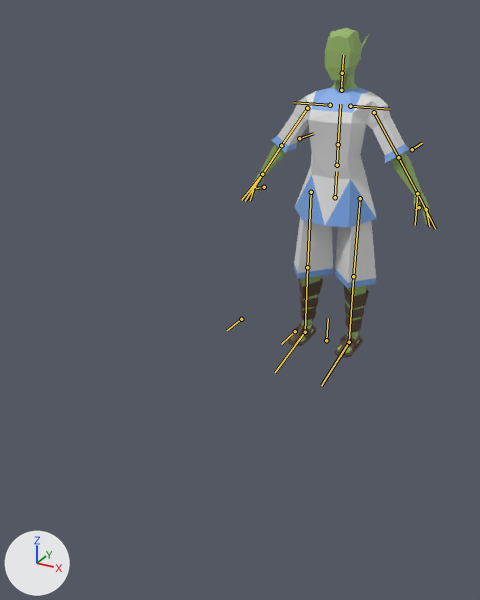
One commit to the glTF model assets/models/Player.glb: the scene before it, then after it.
One viewpoint serves both versions: a 50 mm lens placed at (1.42, -3.81, 2.06), pointed at (-0.08, -1.08, 0.7). The lights are fixed; the arrows at lower left show +X, +Y and +Z. The bones that bend it are drawn over the model as lines.
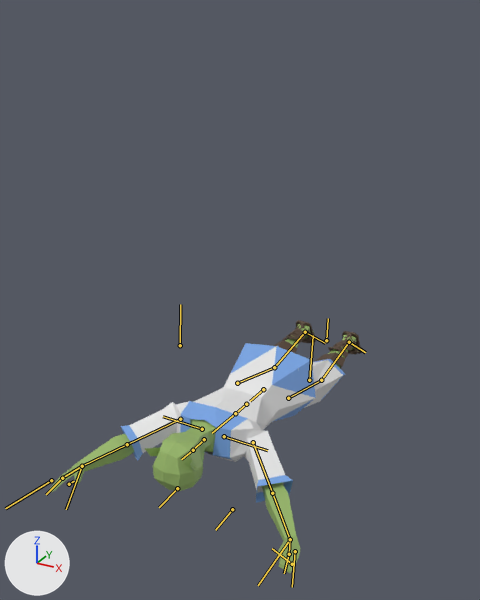
The newer file adds an action. The first version stands in its rest pose; the second is drawn at frame 19 of the action 'Die'.

Changed parts and their boxes (x1, y1, x2, y2) in the pictures (480 x 600 px):
'Mesh.001', posed (41% wider, 14% taller)
    before: (271, 87, 409, 227)
    after: (121, 343, 316, 503)
'Mesh', posed (71% wider, 24% shorter)
    before: (249, 28, 430, 354)
    after: (49, 324, 359, 573)
'Mesh.002', posed
    before: (294, 217, 376, 289)
    after: (239, 346, 345, 408)
'Shoes', posed
    before: (288, 295, 364, 358)
    after: (282, 320, 362, 358)
'Sandals', posed (16% wider, 37% shorter)
    before: (293, 278, 369, 350)
    after: (274, 323, 362, 368)
bone 'Hips', root to tip
    before: (335, 197) to (336, 171)
    after: (263, 389) to (250, 401)
bone 'UpperArm.L', root to tip
    before: (374, 112) to (398, 157)
    after: (253, 442) to (272, 493)
bone 'UpperHand.L', root to tip
    before: (417, 193) to (425, 209)
    after: (290, 539) to (289, 553)
bone 'UpperArm.R', root to tip
    before: (307, 108) to (281, 145)
    after: (180, 419) to (127, 444)
bone 'UpperHand.R', root to tip
    before: (262, 174) to (254, 186)
    after: (82, 466) to (63, 477)
bone 'UpperLeg.L', root to tip
    before: (360, 198) to (353, 276)
    after: (288, 398) to (321, 380)
bone 'LowerLeg.L', root to tip
    before: (353, 276) to (349, 342)
    after: (321, 380) to (349, 342)
bone 'Foot.L', root to tip
    before: (349, 342) to (321, 385)
    after: (349, 342) to (365, 352)
bone 'UpperLeg.R', root to tip
    before: (311, 192) to (307, 267)
    after: (237, 383) to (274, 367)
bone 'LowerLeg.R', root to tip
    before: (307, 267) to (305, 332)
    after: (274, 367) to (305, 332)
bone 'Foot.R', root to tip
    before: (305, 332) to (275, 372)
    after: (305, 332) to (325, 343)

The change, as a list of edits to the scene's bpy script:
```text
Change bone_hips:
    where bone_hips = bpy.data.objects['Armature'].pose.bones['Hips']  # child of 'Root'
    bone_hips.location: (0.0, 0.0, 0.0) -> (0.0, -0.873, 0.942)
    bone_hips.rotation_quaternion: (1.0, 0.0, 0.0, 0.0) -> (0.736, 0.677, 0.0, 0.0)  # degrees (0, 0, 0) -> degrees (85, 0, 0)
Change bone_upperarm_l:
    where bone_upperarm_l = bpy.data.objects['Armature'].pose.bones['UpperArm.L']  # child of 'Chest'
    bone_upperarm_l.rotation_quaternion: (1.0, 0.0, 0.0, 0.0) -> (0.559, -0.204, -0.343, -0.727)  # degrees (0, 0, 0) -> degrees (22, -43, -114)
Change bone_upperhand_l:
    where bone_upperhand_l = bpy.data.objects['Armature'].pose.bones['UpperHand.L']  # child of 'LowerArm.L'
    bone_upperhand_l.rotation_quaternion: (1.0, 0.0, 0.0, 0.0) -> (0.913, -0.126, -0.254, -0.294)  # degrees (0, 0, 0) -> degrees (-5, -33, -34)
Change bone_upperarm_r:
    where bone_upperarm_r = bpy.data.objects['Armature'].pose.bones['UpperArm.R']  # child of 'Chest'
    bone_upperarm_r.rotation_quaternion: (1.0, 0.0, 0.0, 0.0) -> (0.495, -0.184, 0.296, 0.796)  # degrees (0, 0, 0) -> degrees (21, 36, 123)
Change bone_upperhand_r:
    where bone_upperhand_r = bpy.data.objects['Armature'].pose.bones['UpperHand.R']  # child of 'LowerArm.R'
    bone_upperhand_r.rotation_quaternion: (1.0, 0.0, 0.0, 0.0) -> (0.941, -0.108, 0.314, 0.066)  # degrees (0, 0, 0) -> degrees (-12, 37, 4)
Change bone_upperleg_l:
    where bone_upperleg_l = bpy.data.objects['Armature'].pose.bones['UpperLeg.L']  # child of 'Hips'
    bone_upperleg_l.rotation_quaternion: (1.0, 0.0, 0.0, 0.0) -> (0.996, -0.091, 0.0, 0.0)  # degrees (0, 0, 0) -> degrees (-10, 0, 0)
Change bone_lowerleg_l:
    where bone_lowerleg_l = bpy.data.objects['Armature'].pose.bones['LowerLeg.L']  # child of 'UpperLeg.L'
    bone_lowerleg_l.rotation_quaternion: (1.0, 0.0, 0.0, 0.0) -> (0.984, 0.176, 0.0, 0.0)  # degrees (0, 0, 0) -> degrees (20, 0, 0)
Change bone_foot_l:
    where bone_foot_l = bpy.data.objects['Armature'].pose.bones['Foot.L']  # child of 'LowerLeg.L'
    bone_foot_l.rotation_quaternion: (1.0, 0.0, 0.0, 0.0) -> (0.937, 0.348, 0.0, 0.0)  # degrees (0, 0, 0) -> degrees (41, 0, 0)
Change bone_upperleg_r:
    where bone_upperleg_r = bpy.data.objects['Armature'].pose.bones['UpperLeg.R']  # child of 'Hips'
    bone_upperleg_r.rotation_quaternion: (1.0, 0.0, 0.0, 0.0) -> (0.996, -0.091, 0.0, 0.0)  # degrees (0, 0, 0) -> degrees (-10, 0, 0)
Change bone_lowerleg_r:
    where bone_lowerleg_r = bpy.data.objects['Armature'].pose.bones['LowerLeg.R']  # child of 'UpperLeg.R'
    bone_lowerleg_r.rotation_quaternion: (1.0, 0.0, 0.0, 0.0) -> (0.984, 0.176, 0.0, 0.0)  # degrees (0, 0, 0) -> degrees (20, 0, 0)
Change bone_foot_r:
    where bone_foot_r = bpy.data.objects['Armature'].pose.bones['Foot.R']  # child of 'LowerLeg.R'
    bone_foot_r.rotation_quaternion: (1.0, 0.0, 0.0, 0.0) -> (0.937, 0.348, 0.0, 0.0)  # degrees (0, 0, 0) -> degrees (41, 0, 0)
```
